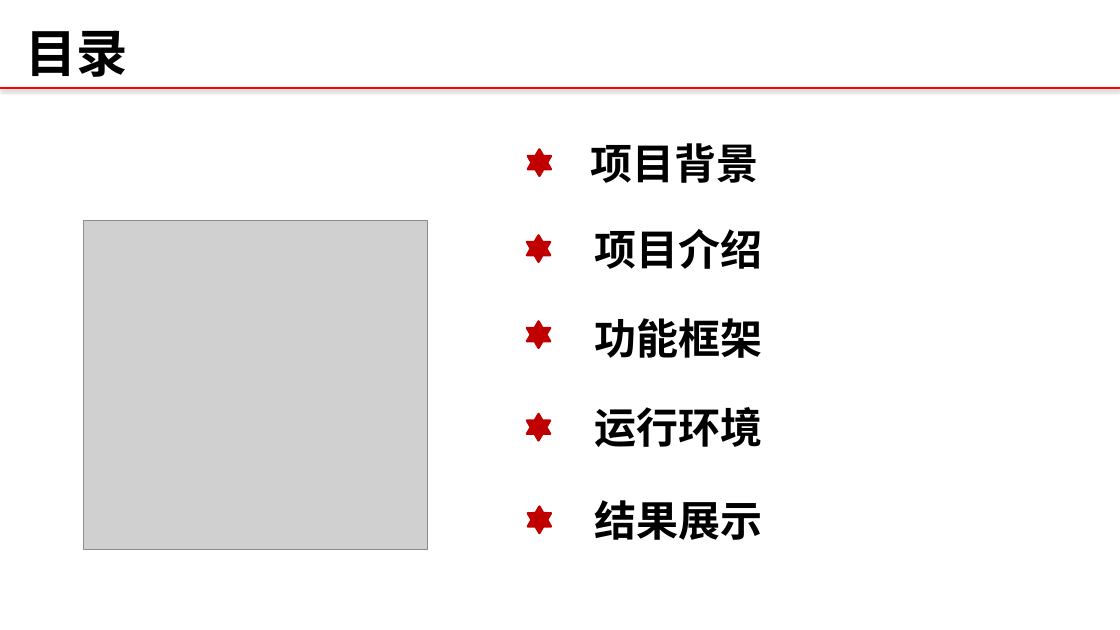
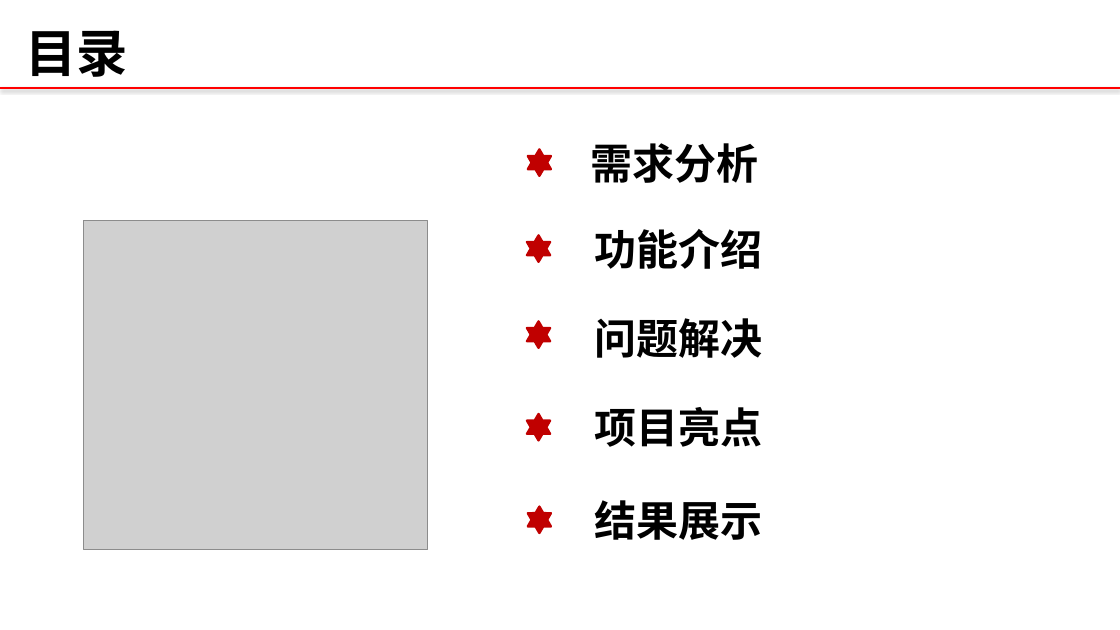
Before and after one commit to 12301068JiangDongyu/Uplan, a slide deck: slide 3 of doc/联通公务车管理系统.pptx (slide 2 before the commit). Drawn at 1120x630 pixels with LibreOffice and Linux fonts; fonts in the diff are those of the drawing; grey boxes stand for pictures; background and template pictures are left out. Boxes give left, top, right and bottom in pixels: in the first picture for what was removed or moved away, otherwise in the second. Text is boxed around its words. In the diff, an @@ line names an element or a change of style, - is before the commit and + after.

```diff
--- a/doc/联通公务车管理系统.pptx
+++ b/doc/联通公务车管理系统.pptx
@@ text at <box>590,143,758,183</box>: text changed @@
-项目背景
+需求分析
@@ text at <box>595,229,763,269</box>: text changed @@
-项目介绍
+功能介绍
@@ text at <box>595,318,763,358</box>: text changed @@
-功能框架
+问题解决
@@ text at <box>595,407,763,447</box>: text changed @@
-运行环境
+项目亮点
```
Also in this commit, not shown: 11 other slides changed, 6 slides added, 3 slides removed, 3 other files.
